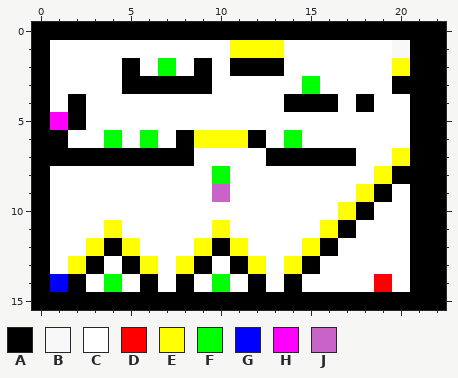
Pixel-art sprite -- resources/level4.png. Above is the file before it was changed.
The file is 23x16 pixels. Colours within 5 levels of each other are drawn and written as one.
Palette (. is transparent): A #000000  B #f8f8f8  C #ffffff  D #ff0000  E #ffff00  F #00ff00  G #0000ff  H #ff00ff  J #c864c8
Pixels before, first column x 0:
 0 AAAAAAAAAAAAAAAAAAAAAAA
 1 ACCCCCCCCCCEEECCCCCCBAA
 2 ACCCCACFCACAAACCCCCCEAA
 3 ACCCCAAAAACCCCCFCCCCAAA
 4 ACACCCCCCCCCCCAAACACCAA
 5 AHACCCCCCCCCCCCCCCCCCAA
 6 AACCFCFCAEEEACFCCCCCCAA
 7 AAAAAAAAACCCCAAAAACCEAA
 8 ACCCCCCCCCFCCCCCCCCEAAA
 9 ACCCCCCCCCJCCCCCCCEACAA
10 ACCCCCCCCCCCCCCCCEACCAA
11 ACCCECCCCCECCCCCEACCCAA
12 ACCEAECCCEAECCCEACCCCAA
13 ACEACAECEACAECEACCCCCAA
14 AGACFCACACFCACACCCCDCAA
15 AAAAAAAAAAAAAAAAAAAAAAA
New version:
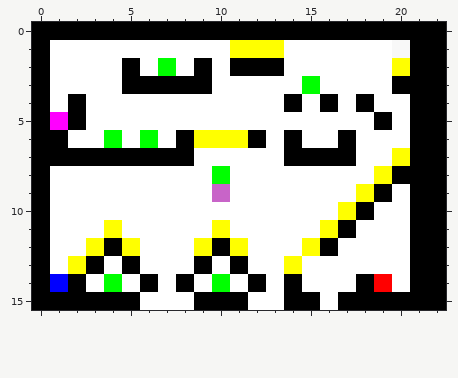
The exact change:
{"y":4,"x":15,"old":"A","new":"C"}
{"y":5,"x":19,"old":"C","new":"A"}
{"y":6,"x":14,"old":"F","new":"A"}
{"y":6,"x":17,"old":"C","new":"A"}
{"y":7,"x":13,"old":"A","new":"C"}
{"y":13,"x":6,"old":"E","new":"C"}
{"y":13,"x":8,"old":"E","new":"C"}
{"y":13,"x":12,"old":"E","new":"C"}
{"y":13,"x":15,"old":"A","new":"C"}
{"y":14,"x":18,"old":"C","new":"A"}
{"y":15,"x":6,"old":"AAA","new":"CCC"}
{"y":15,"x":12,"old":"AA","new":"CC"}
{"y":15,"x":16,"old":"A","new":"C"}
{"label":"changed","picture_box":[266,94,392,166]}
{"label":"changed","picture_box":[140,256,194,310]}
{"label":"changed","picture_box":[248,256,374,310]}
